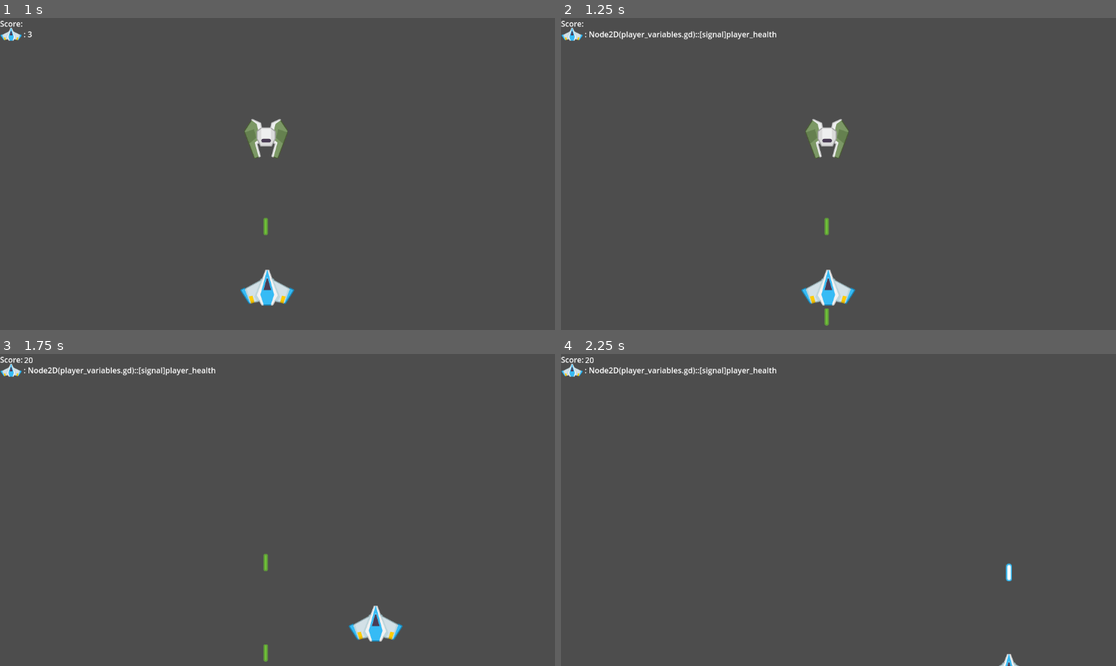
Above: before the commit, frames 1-4 (two rows, left to right).
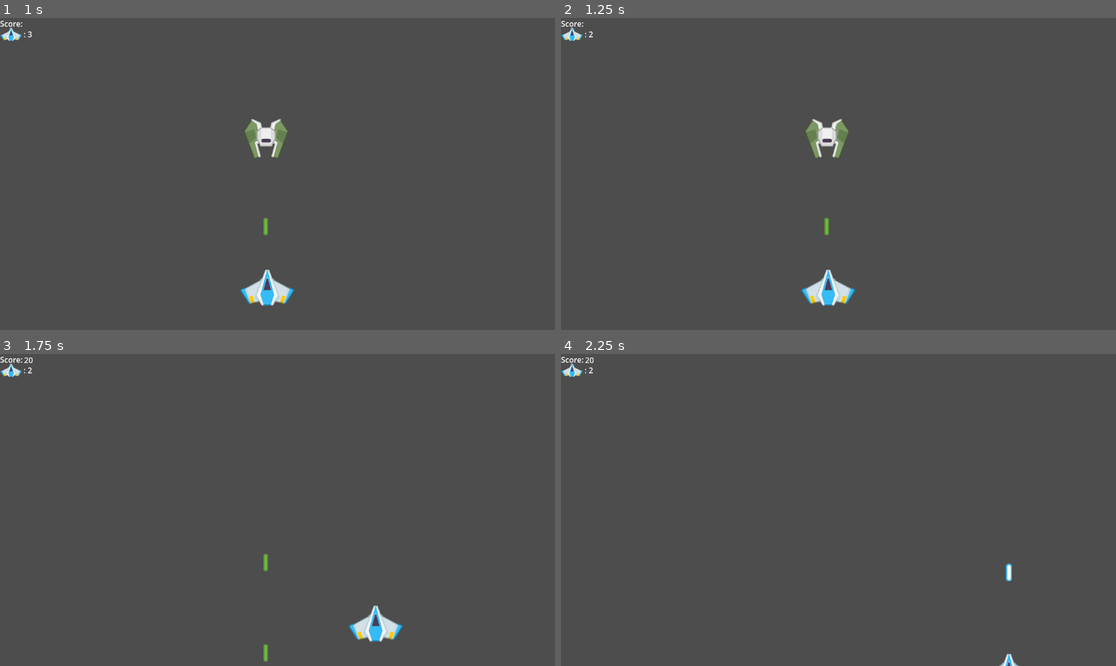
Above: after the commit, the same moments.

Repository: xPvtPancakes/space_shooter
Game: Godot game, scene res://Scenes/main_menu.tscn
Two runs of this game, one before a commit and one after it. Both use one fixed random seed, a clock stepped at 60 frames per second and the inputs below.
Inputs:
- Up to frame 1 (1 s): click "New Game" at 0.5 s
- Up to frame 2 (1.25 s): no input
- Up to frame 3 (1.75 s): hold D (Right) from 1.28 s (still down); tap Space (Space) at 1.35 s
- Up to frame 4 (2.25 s): release D (Right) at 2.03 s; hold S (Down) from 2.03 s (still down); tap Space (Space) at 2.1 s

Frame 1 is identical in both runs. In frame 2, 0.4% of the frame differs, in the area x 5-49%, y 4-99%; in frame 3, 0.4%; in frame 4, 0.4%.

Commit message:
moved functions from main
removed signals going to main that were dulplicates

separated "blue ship" health from main scene

Diff:
--- a/Scripts/blue_ship.gd
+++ b/Scripts/blue_ship.gd
@@ -30,8 +30,8 @@
 	#if area.is_in_group("Enemy"):
 		#print("areadamage")
 
-func _on_player_damage():
-	health -= 1
+func _on_player_damage(hp_change):
+	health += hp_change
 	PlayerVariables.emit_signal("player_health", health)
 	if health <= 0:
 		queue_free()
--- a/Scripts/enemy_fire.gd
+++ b/Scripts/enemy_fire.gd
@@ -11,4 +11,5 @@
 
 func _on_body_entered(body):
 	if body.name == "blue_ship":
-		PlayerVariables.emit_signal("player_damage")
+		PlayerVariables.emit_signal("player_damage", -1)
+		queue_free()
--- a/Scripts/game.gd
+++ b/Scripts/game.gd
@@ -8,24 +8,30 @@
 #@onready var anim = get_node ("AnimatedSprite2D")
 
 func _ready():
-	PlayerVariables.connect("player_damage", _on_player_damage)
+	#PlayerVariables.connect("player_damage", _on_player_damage)
 	PlayerVariables.connect("score_up", _on_score_up)
+	PlayerVariables.connect("player_health", _on_health_change)
 
 	$Lives_label.text = ": " + str(player_health)
 
-func _on_player_damage():
+#func _on_player_damage(damage):
 	#player_health-=1
-	$Lives_label.text = ": " + str(PlayerVariables.player_health)
-	if player_health == 3:
-		print("health 3")
+
+	#print(str(current_health))
+	#if current_health == 3:
+		#print("health 3")
 		#anim.play("3 hp")
-	if player_health == 2:
-		print("health 2")
-		#anim.play("2 hp")
-	if player_health == 1:
-		print("health 1")
-		#anim.play("1 hp")
+	#if player_health == 2:
+		#print("health 2")
+		##anim.play("2 hp")
+	#if player_health == 1:
+		#print("health 1")
+		##anim.play("1 hp")
 
 func _on_score_up(adj_score):
 	score += adj_score
 	$Score_label.text = str(score)
+
+func _on_health_change(current_health):
+	player_health=current_health
+	$Lives_label.text = ": " + str(player_health)
